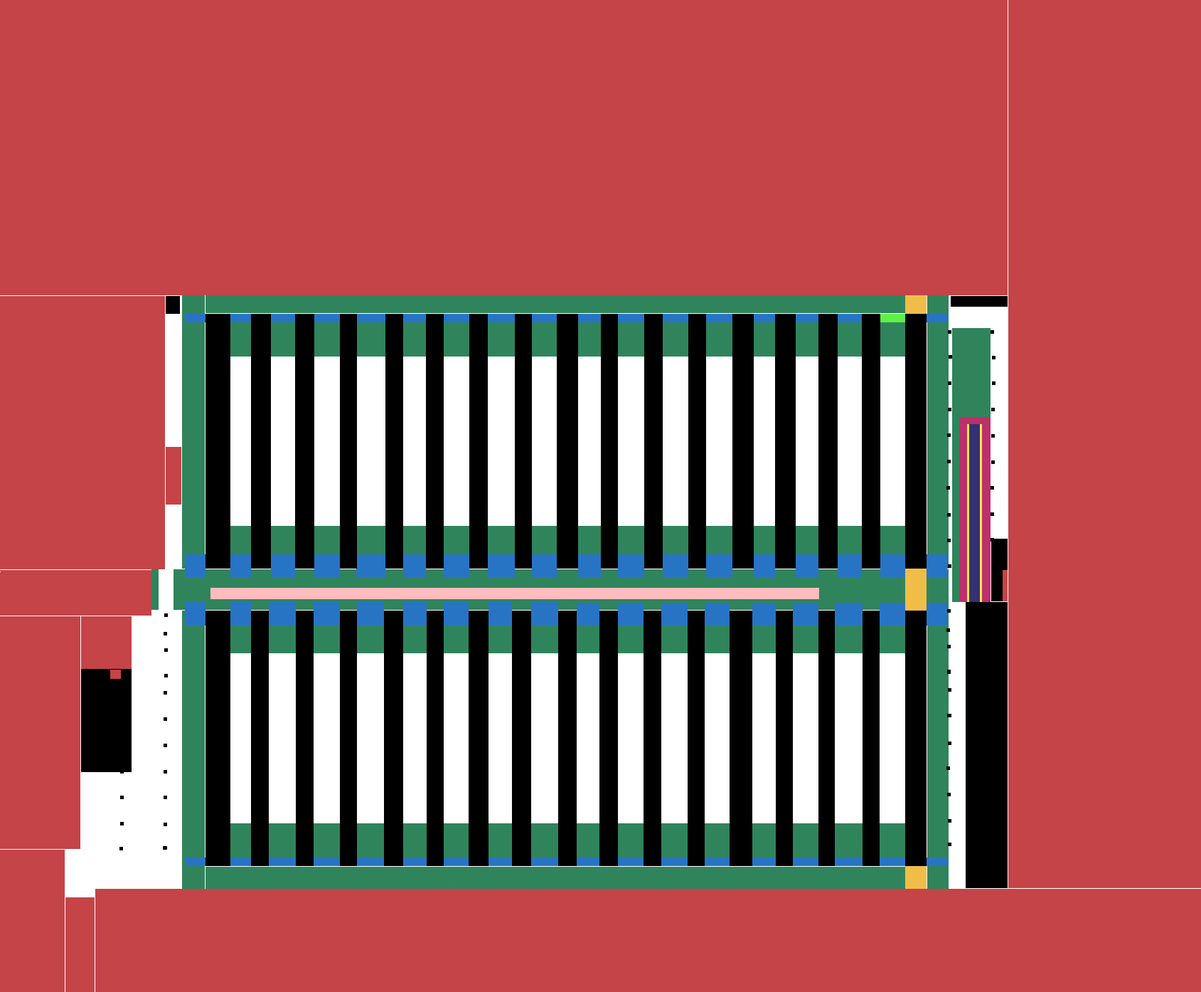
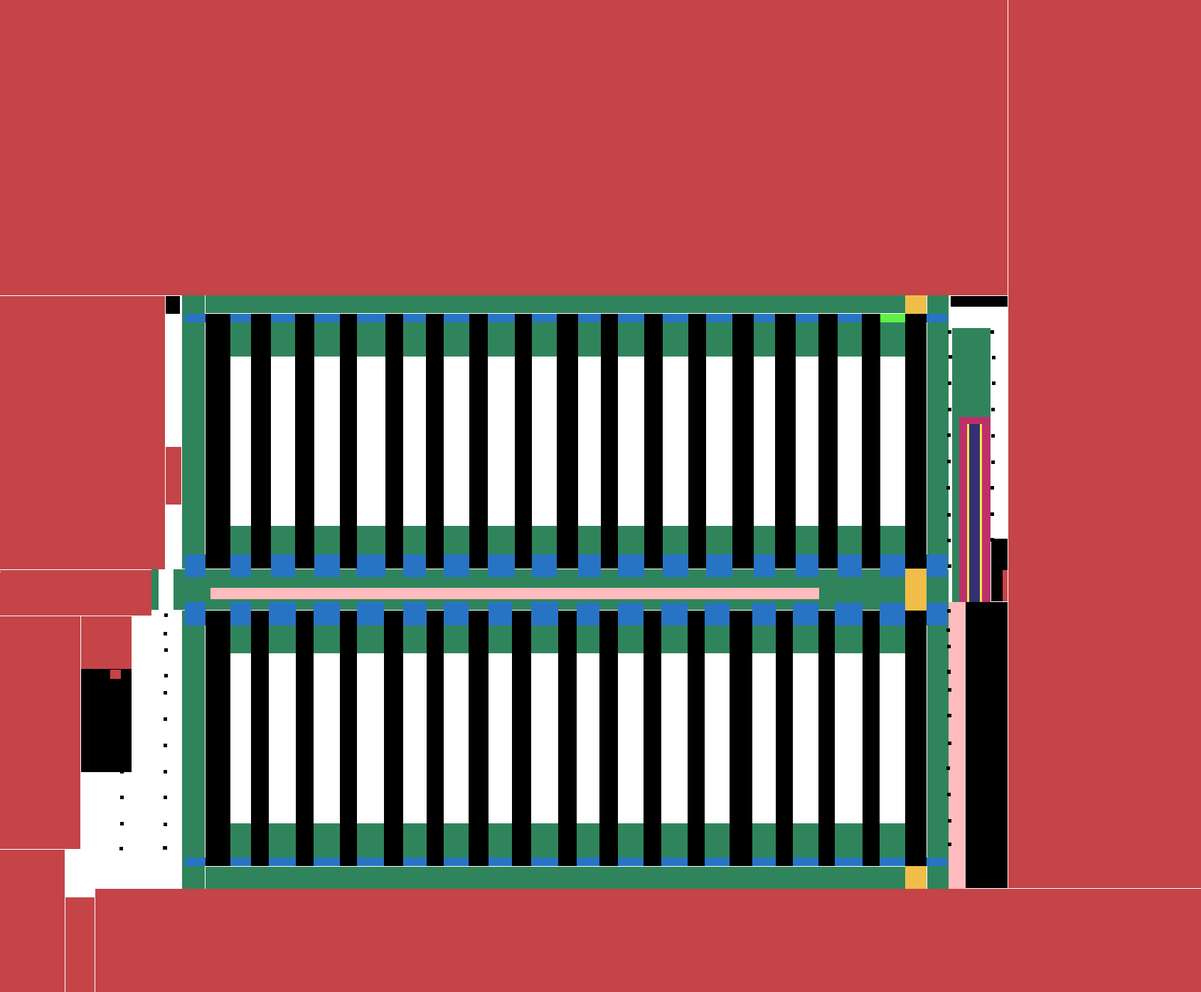
The second (1201, 992) image is a revision of the first. Changes to its layers:
added layer "Supervisor's desk protection" above "Meeting area" over (948, 601, 966, 889)
